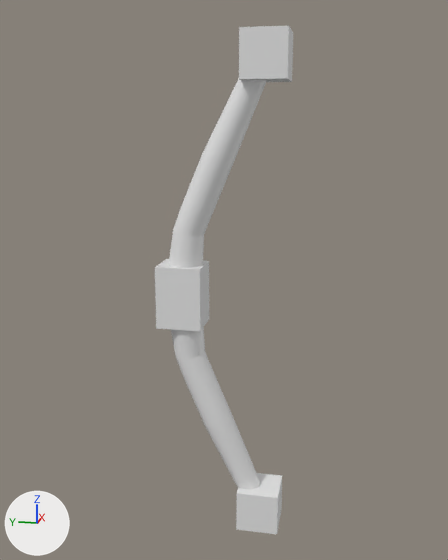
The Blender file Assets/Models/LevelObjects/Entities/Items/Bow/Bow.blend, before and after one commit.
Camera for both pictures: a 50 mm camera at (-27.4, -7.4, 7.6) aimed at (0.2, -1.9, 0.7). Lighting does not change. The marker at lower left points along +X, +Y and +Z.
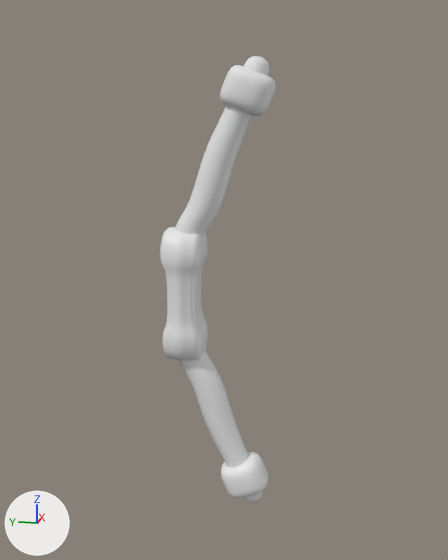
Location of each change, [x1, y1, x2, y2] in pixels of the pictures (448 x 560 px; the box of a moved part takes in the faces that stretch with it):
'Cylinder', reshaped
    before: [169, 78, 267, 489]
    after: [175, 56, 270, 503]
'Cube.001', reshaped, moved, rescaled, modifiers changed (15% shorter)
    before: [236, 26, 293, 534]
    after: [220, 65, 276, 498]
'Cube', reshaped, rescaled, modifiers changed (11% narrower, 84% taller)
    before: [155, 259, 209, 331]
    after: [160, 227, 208, 360]
part 1 of me_cube, built on
    before: [155, 259, 209, 331]
    after: [160, 227, 208, 360]
part 3 of me_cylinder, moved or reshaped
    before: [173, 154, 233, 427]
    after: [175, 156, 234, 426]
part 4 of me_cylinder, moved or reshaped (not visible afterwards)
    before: [169, 231, 205, 359]
part 5 of me_cylinder, added
    after: [204, 105, 252, 467]
part 6 of me_cylinder, shading changed
    before: [248, 80, 267, 489]
    after: [243, 56, 270, 503]
part 7 of me_cube_001, built on
    before: [236, 26, 293, 534]
    after: [220, 65, 276, 498]

The change, as a list of edits to the scene's bpy script:
```text
Change me_cube:
    used by ob_cube; location = (0.0, 0.0, 0.0); scale = (0.944, 1.05, 1.46)
    remove me_cube.from_pydata(...)  # 8 vertices, 6 faces; spans x -1.0..1.0, y -1.0..1.0, z -1.0..1.0
    add me_cube.from_pydata(...)  # 84 vertices, 82 faces; spans x -1.04..1.05, y -0.75..0.63, z -1.0..1.0
    me_cube part 1: 8 vertices removed from x -1.0..1.0, y -1.0..1.0, z -1.0..1.0; 84 vertices added at x -1.04..1.05, y -0.75..0.63, z -1.0..1.0
    me_cube part 2: the surface is now shaded smooth
Change me_cylinder:
    used by ob_cylinder; location = (0.0, 0.0, 0.0); scale = (0.871, 0.871, 2.21)
    remove me_cylinder.from_pydata(...)  # 192 vertices, 161 faces; spans x -1.0..1.0, y -4.72..1.0, z 0.0..4.86
    add me_cylinder.from_pydata(...)  # 256 vertices, 225 faces; spans x -0.83..0.83, y -4.72..0.63, z 0.45..4.86
    me_cylinder part 3: 32 vertices moved from x -0.83..0.83, y -1.47..0.06, z 1.58..1.82 to x -0.83..0.83, y -2.15..-0.53, z 1.87..1.99; 32 vertices added at x -0.83..0.83, y -1.42..0.16, z 1.43..1.6
    me_cylinder part 4: 32 vertices moved from x -1.0..1.0, y -1.0..1.0, z 0.0 to x -0.63..0.63, y -0.63..0.63, z 0.45
    me_cylinder part 5: 32 vertices added at x -0.69..0.69, y -3.46..-2.15, z 3.49..3.68
    me_cylinder part 6: 97 kept faces spanning x -0.83..0.83, y -4.72..0.63, z 0.45..4.86 are now shaded smooth
Change me_cube_001:
    used by ob_cube_001; location = (0.0, -3.01, 0.0)
    remove me_cube_001.from_pydata(...)  # 8 vertices, 6 faces; spans x -1.0..1.0, y -1.78..0.22, z 9.56..11.56
    add me_cube_001.from_pydata(...)  # 26 vertices, 24 faces; spans x -1.01..1.01, y -0.77..2.09, z 8.57..11.49
    me_cube_001 part 7: the whole mesh is rebuilt
    me_cube_001 part 8: the surface is now shaded smooth
Change ob_cube:
    ob_cube.scale: (0.944, 1.05, 1.46) -> (1.37, 1.53, 3.24)
    add _m = ob_cube.modifiers.new('Subdivision', 'SUBSURF')
    add _m.levels = 2
Change ob_cube_001:
    ob_cube_001.location: (0.0, -3.01, 0.0) -> (0.0, -3.68, 0.0)
    ob_cube_001.scale: (1.0, 1.0, 1.0) -> (1.02, 1.02, 0.911)
    add _m = ob_cube_001.modifiers.new('Subdivision', 'SUBSURF')
```
